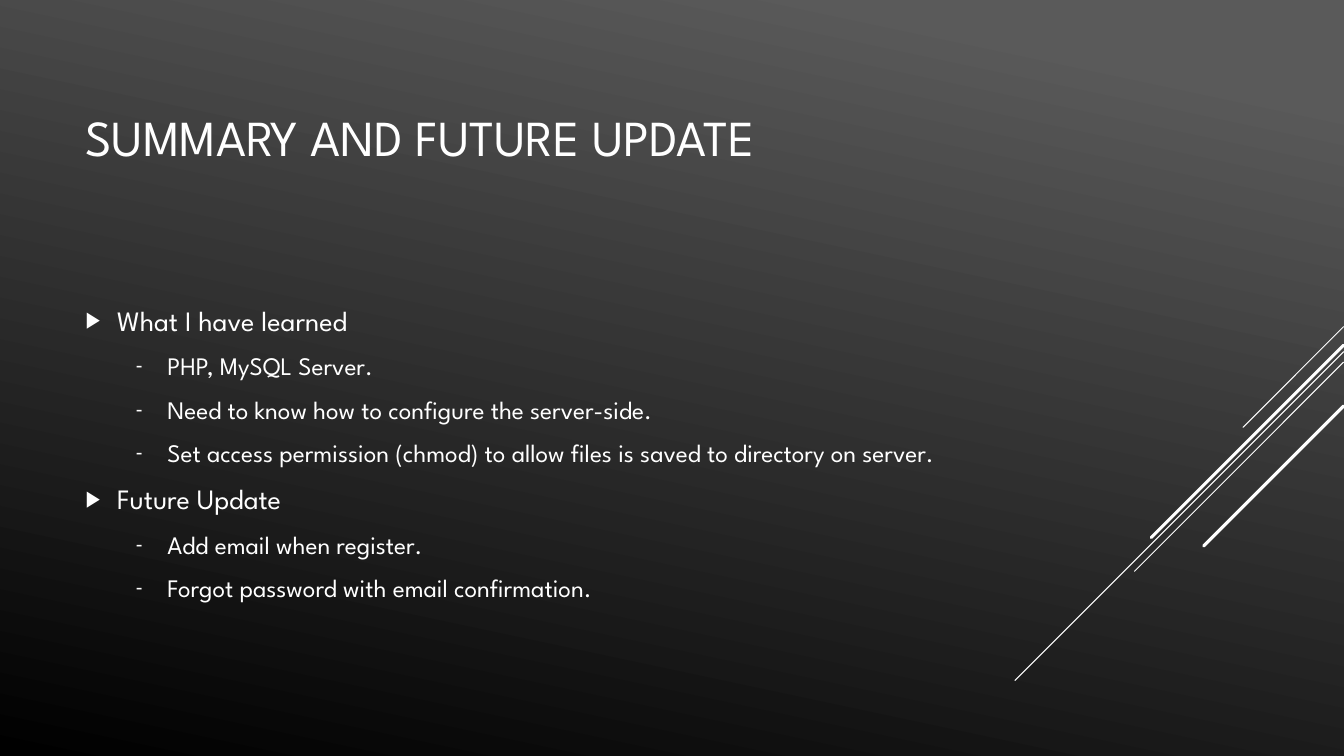
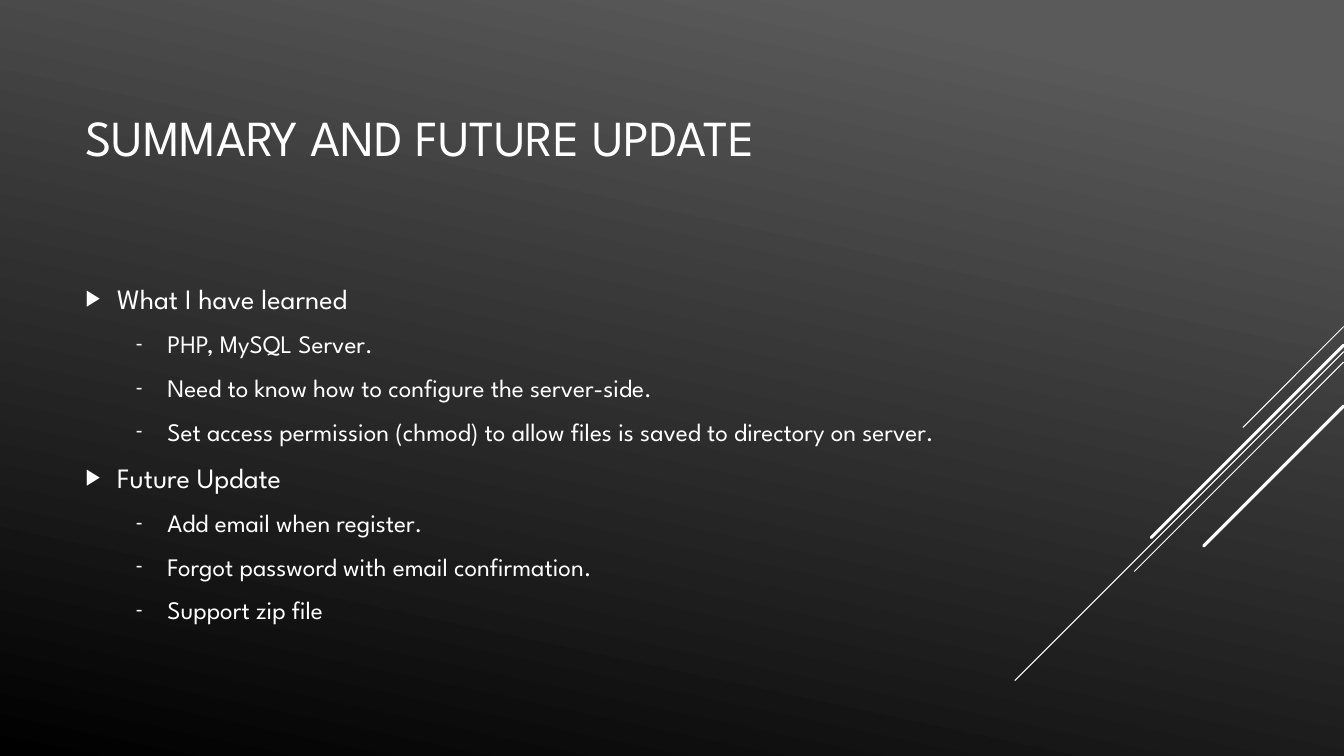
Before and after one commit to vdc1703/COMP5130F2018, a slide deck: slide 14 of Final-Powerpoint/Final.pptx. Drawn at 1344x756 pixels with LibreOffice and Linux fonts; fonts in the diff are those of the drawing. Boxes give left, top, right and bottom in pixels: in the first picture for what was removed or moved away, otherwise in the second. Text is boxed around its words. In the diff, an @@ line names an element or a change of style, - is before the commit and + after.

```diff
--- a/Final-Powerpoint/Final.pptx
+++ b/Final-Powerpoint/Final.pptx
@@ text at (167,601,323,625): paragraph added @@
+  – Support zip file
```
Also in this commit, not shown: 5 other slides changed.
